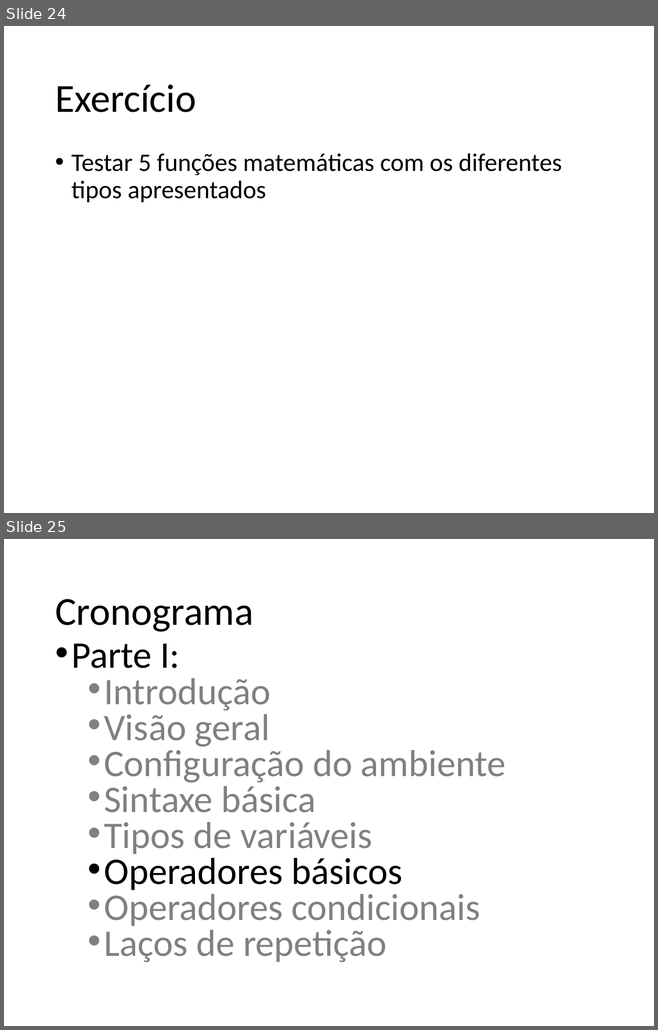
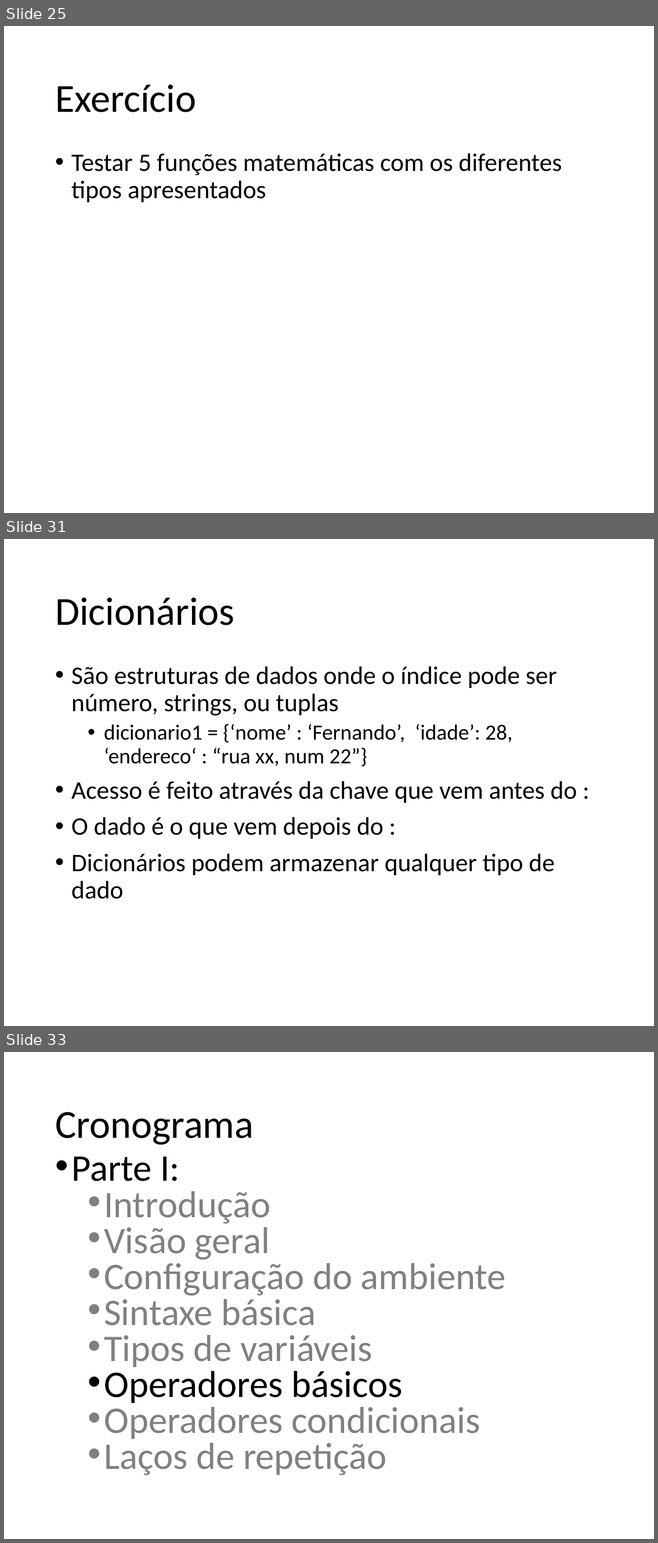
Before and after one commit to fernandoFernandeSantos/minicurso_python_2019, a slide deck: aula.pptx. Shown one above the other, each under a label of ours: slides 24 and 25 before the commit, slides 25, 31 and 33 after it; the slides between them are not shown. The pictures are 658x1030 and 658x1543 pixels, drawn with LibreOffice and Linux fonts; fonts in the diff are those of the drawing. Boxes give left, top, right and bottom in pixels: in the first picture for what was removed or moved away, otherwise in the second. Text is boxed around its words. In the diff, an @@ line names an element or a change of style, - is before the commit and + after.

```diff
--- a/aula.pptx
+++ b/aula.pptx
@@ slide 31 added at (4, 539, 654, 1026), background #FFFFFF @@
@@ title added at (55, 598, 234, 625), 44 pt, text #000000 @@
+Dicionários
@@ text added at (71, 666, 577, 899), 28 pt, text #000000 @@
+• São estruturas de dados onde o índice pode ser número, strings, ou tuplas
+  • dicionario1 = {‘nome’ : ‘Fernando’, ‘idade’: 28, ‘endereco‘ : “rua xx, num 22”}
+• Acesso é feito através da chave que vem antes do :
+• O dado é o que vem depois do :
+• Dicionários podem armazenar qualquer tipo de dado
@@ what was slide 24 is now slide 25 @@
@@ what was slide 25 is now slide 33 @@
```
Also in this commit, not shown: 6 slides changed, 15 other slides added.
